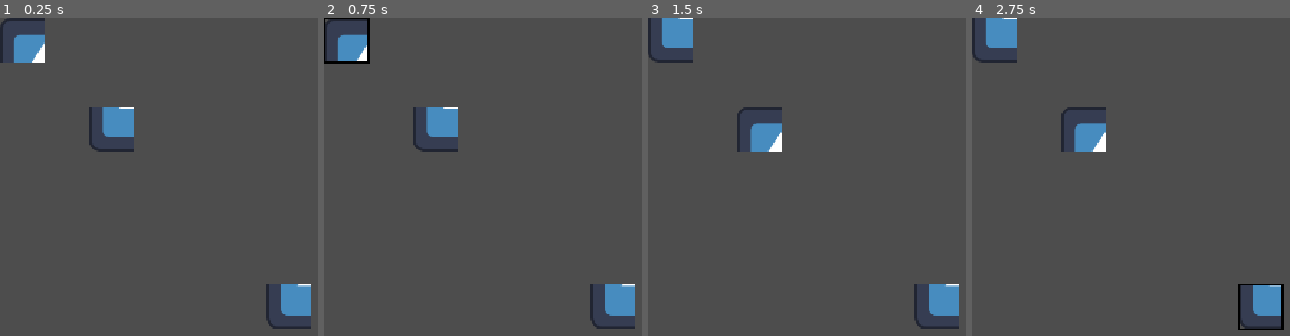
Above: before the commit, frames 1-4 (left to right).
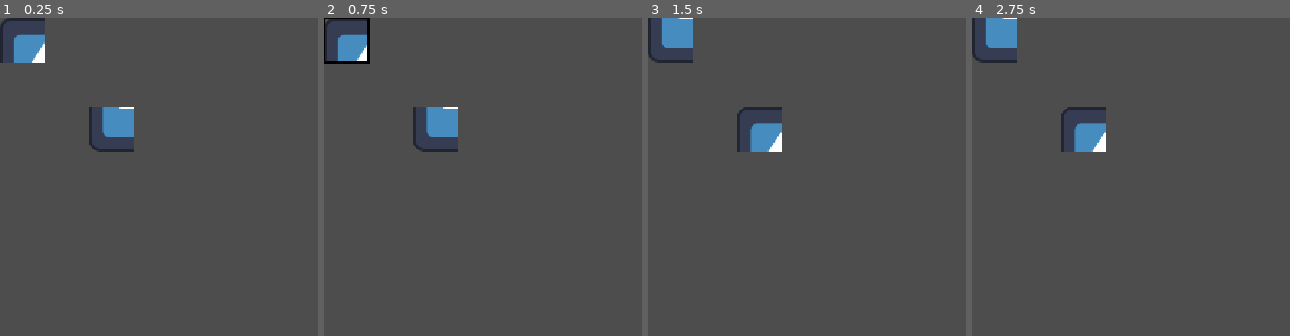
Above: after the commit, the same moments.

Repository: MagnusLucas/gmtk2026
Game: Godot game, scene res://scenes/board_tile_map_layer.tscn
Two runs of this game, one before a commit and one after it. Both use one fixed random seed, a clock stepped at 60 frames per second and the inputs below. The project has no main scene, so this scene is started directly. The engine's default icon, where the game draws it, is replaced by a stand-in: a white triangle on a blue panel in a dark square.
Inputs (mouse positions are in pixels of both pictures, inside the frame that each line leads up to):
- Up to frame 1 (0.25 s): no input
- Up to frame 2 (0.75 s): tap Enter at 0.5 s; move the mouse to (346, 40) at 0.52 s; click (346, 40) at 0.67 s
- Up to frame 3 (1.5 s): tap Space at 1.25 s; move the mouse to (759, 129) at 1.27 s; click (759, 129) at 1.42 s
- Up to frame 4 (2.75 s): tap Enter at 2 s; move the mouse to (1261, 307) at 2.02 s; click (1261, 307) at 2.17 s

The runs differ from the first frame. In frame 1, 1.2% of the frame differs, in the area x 83-98%, y 83-98%; in frame 2, 1.2%; in frame 3, 1.2%; in frame 4, 1.3%, in the area x 83-99%, y 83-99%.

Commit message:
Added global-local conversion for board coordinates

Diff:
--- a/data/board.gd
+++ b/data/board.gd
@@ -5,5 +5,31 @@
 @export var size: Vector2i
 
 
+var set_tiles: Dictionary[Vector2i, OurTileData]
+var set_characters: Dictionary[Vector2i, Variant]
+
+
 func is_point_in_bounds(coordinates: Vector2i) -> bool:
 	return Rect2i(position, size).has_point(coordinates)
+
+
+func try_set_tile(tile_data: OurTileData, global_coordinates: Vector2i) -> bool:
+	if !is_point_in_bounds(global_coordinates):
+		return false
+	var local_coords := global_to_local(global_coordinates)
+	if set_tiles.has(local_coords):
+		return false
+	set_tile(tile_data, local_coords)
+	return true
+
+
+func set_tile(tile_data: OurTileData, local_coordinates: Vector2i) -> void:
+	set_tiles[local_coordinates] = tile_data
+
+
+func local_to_global(local_coordinates: Vector2i) -> Vector2i:
+	return local_coordinates + position
+
+
+func global_to_local(global_coordinates: Vector2i) -> Vector2i:
+	return global_coordinates - position
--- a/scenes/board_tile_map_layer.gd
+++ b/scenes/board_tile_map_layer.gd
@@ -17,6 +17,8 @@
 
 
 func set_tile(tile: Tile, target_position: Vector2i) -> void:
+	if !board.try_set_tile(tile.get_tile_data(), target_position):
+		return
 	add_child(tile, true)
 	tile.position = map_to_local(target_position)
 	tile.left_clicked.connect(tile_swapper.mark_tile.bind(tile))
--- a/scenes/board_tile_map_layer.tscn
+++ b/scenes/board_tile_map_layer.tscn
@@ -2,13 +2,20 @@
 
 [ext_resource type="Script" uid="uid://bcc8ntvve0xrx" path="res://scenes/board_tile_map_layer.gd" id="1_5xyjd"]
 [ext_resource type="Script" uid="uid://b8cnnpee2o5on" path="res://scenes/tile_swapper.gd" id="2_aj641"]
+[ext_resource type="Script" uid="uid://bn7hngu2wfjgp" path="res://data/board.gd" id="2_j40nc"]
 
 [sub_resource type="TileSet" id="TileSet_o36qv"]
 tile_size = Vector2i(64, 64)
 
+[sub_resource type="Resource" id="Resource_aj641"]
+script = ExtResource("2_j40nc")
+size = Vector2i(5, 5)
+metadata/_custom_type_script = "uid://bn7hngu2wfjgp"
+
 [node name="BoardTileMapLayer" type="TileMapLayer" unique_id=1549379355]
 tile_set = SubResource("TileSet_o36qv")
 script = ExtResource("1_5xyjd")
+board = SubResource("Resource_aj641")
 
 [node name="TileSwapper" type="Node2D" parent="." unique_id=1599080291]
 script = ExtResource("2_aj641")
--- a/scenes/tile.gd
+++ b/scenes/tile.gd
@@ -9,9 +9,12 @@
 @onready var sprite_2d: Sprite2D = $Sprite2D
 
 
-static func new_tile(tile_data: OurTileData) -> Tile:
+var tile_data: OurTileData
+
+
+static func new_tile(our_tile_data: OurTileData) -> Tile:
 	var tile: Tile = TILE.instantiate()
-	tile.set_tile_data(tile_data)
+	tile.set_tile_data(our_tile_data)
 	return tile
 
 
@@ -36,9 +39,14 @@
 	line_2d.visible = marked
 
 
-func set_tile_data(tile_data: OurTileData) -> void:
+func set_tile_data(our_tile_data: OurTileData) -> void:
 	if is_node_ready():
+		tile_data = our_tile_data
 		var atlas_coords_texture := sprite_2d.texture as AtlasCoordsTexture
 		atlas_coords_texture.set_coordinates(tile_data.atlas_position)
 	else:
-		ready.connect(set_tile_data.bind(tile_data), CONNECT_ONE_SHOT)
+		ready.connect(set_tile_data.bind(our_tile_data), CONNECT_ONE_SHOT)
+
+
+func get_tile_data() -> OurTileData:
+	return tile_data
